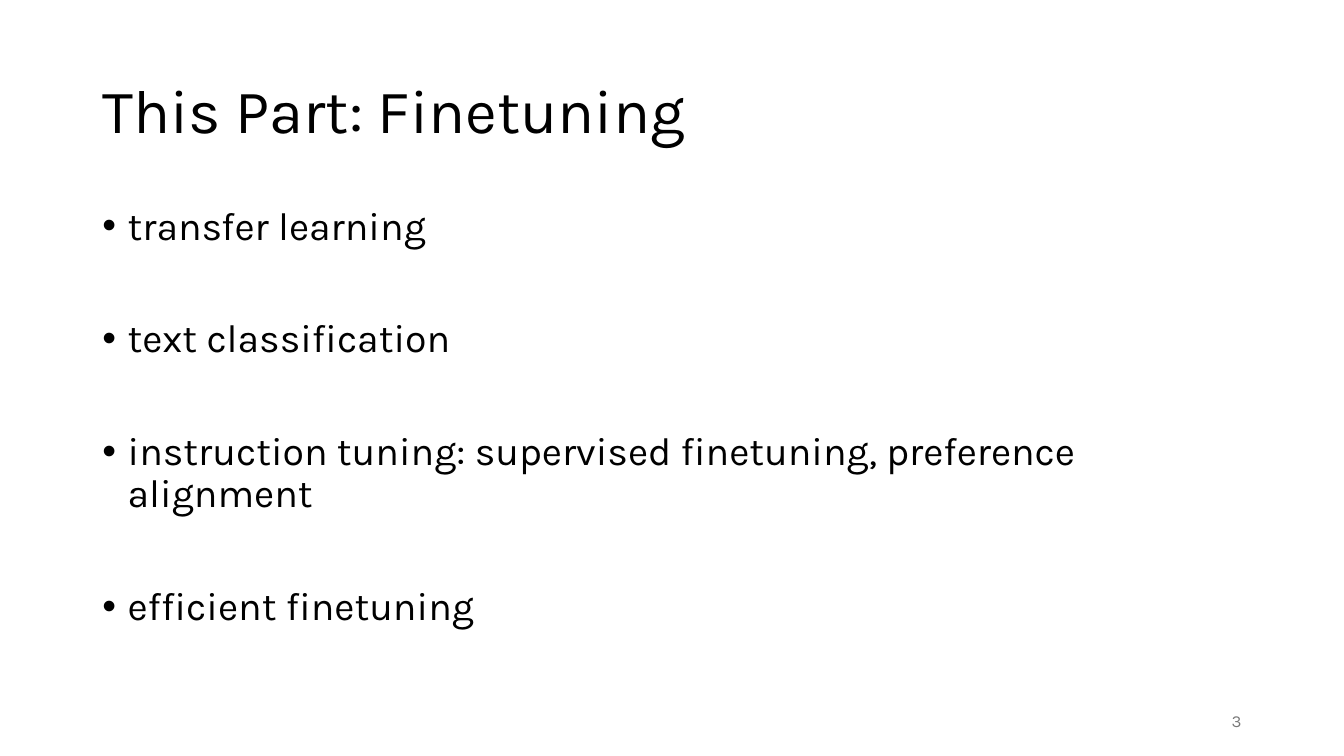
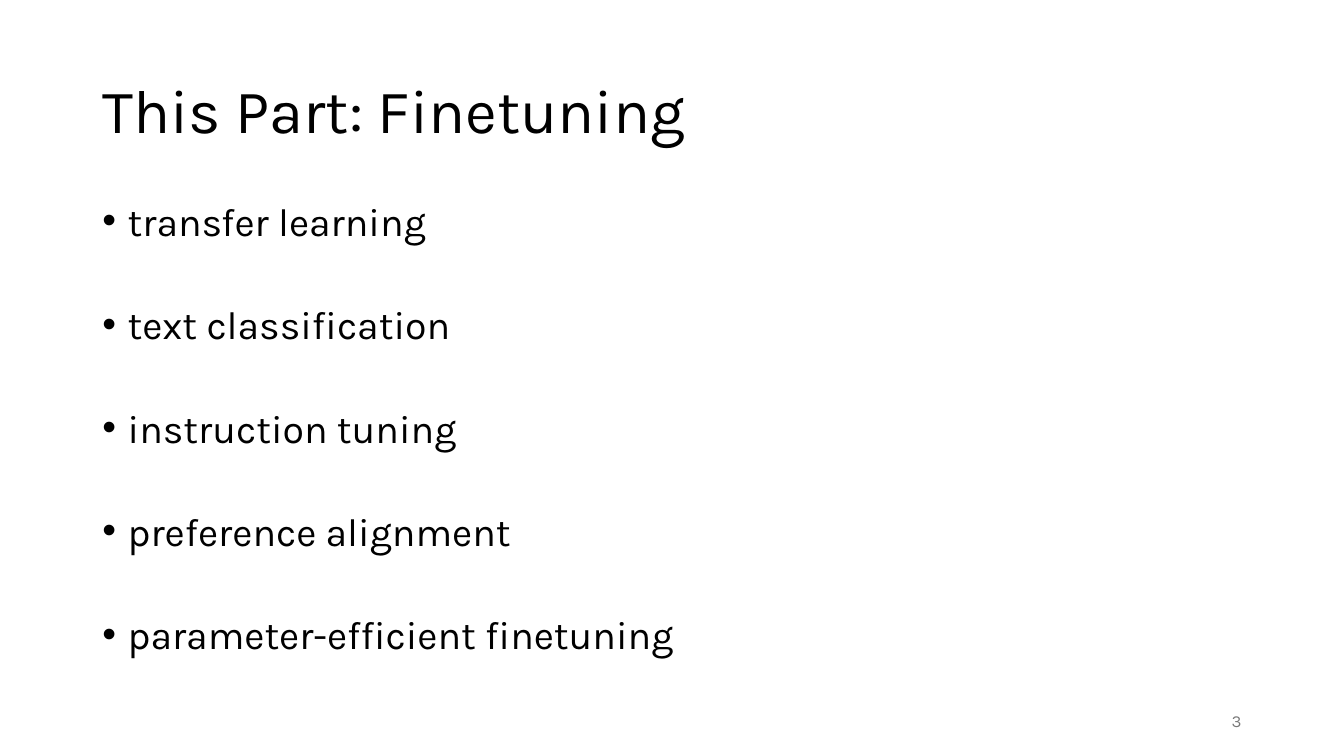
Before and after one commit to FelixWick/language_models, a slide deck: slide 3 of slides/5_finetuning.pptx. Drawn at 1344x756 pixels with LibreOffice and Linux fonts; fonts in the diff are those of the drawing. Boxes give left, top, right and bottom in pixels: in the first picture for what was removed or moved away, otherwise in the second. Text is boxed around its words. In the diff, an @@ line names an element or a change of style, - is before the commit and + after.

```diff
--- a/slides/5_finetuning.pptx
+++ b/slides/5_finetuning.pptx
@@ text at <box>128,209,451,340</box>: line spacing 0.9 to 0.8 @@
@@ text at <box>128,416,673,659</box>: text changed @@
-• instruction tuning: supervised finetuning, preference alignment
-• efficient finetuning
+• instruction tuning
+• preference alignment
+• parameter-efficient finetuning
```
Also in this commit, not shown: 2 other files.
